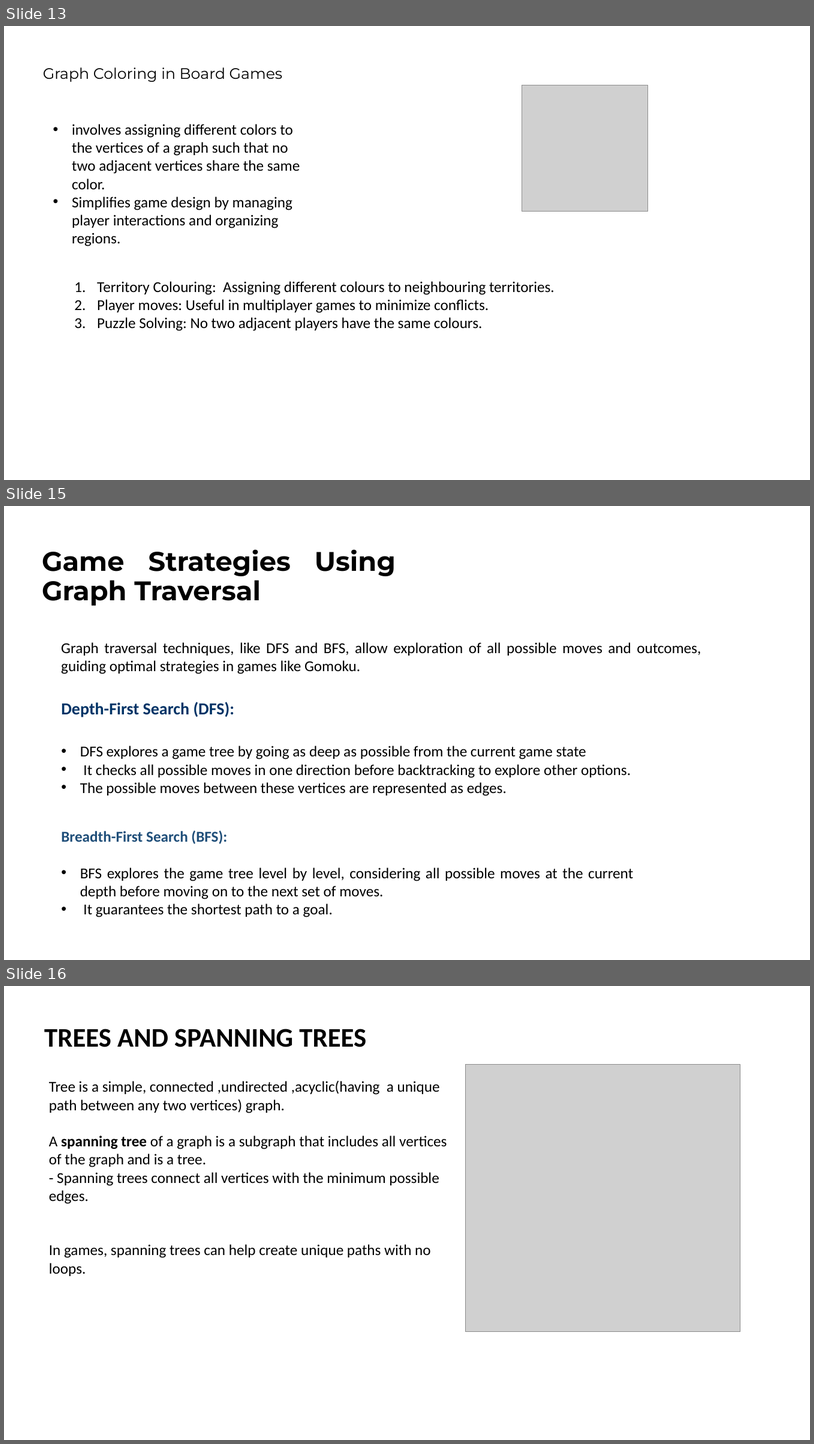
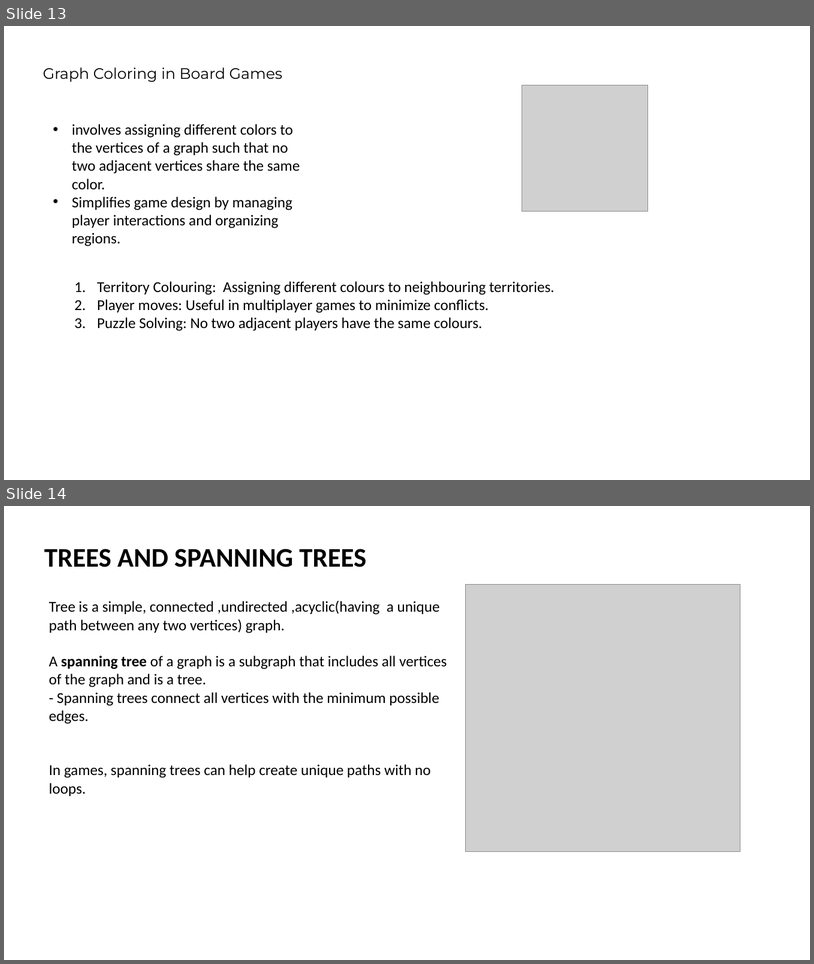
Before and after one commit to ibmbt/group5_graphtheory, a slide deck: group5_graphtheory.pptx. Shown one above the other, each under a label of ours: slides 13, 15 and 16 before the commit, slides 13 and 14 after it; the slides between them are not shown. The pictures are 814x1444 and 814x964 pixels, drawn with LibreOffice and Linux fonts; fonts in the diff are those of the drawing; grey boxes stand for pictures. Boxes give left, top, right and bottom in pixels: in the first picture for what was removed or moved away, otherwise in the second. Text is boxed around its words. In the diff, an @@ line names an element or a change of style, - is before the commit and + after.

```diff
--- a/group5_graphtheory.pptx
+++ b/group5_graphtheory.pptx
@@ slide 15 removed at (x1=4, y1=506, x2=810, y2=960), background #FFFFFF @@
@@ title removed at (x1=42, y1=549, x2=396, y2=606) @@
-Game Strategies Using Graph Traversal
@@ text removed at (x1=61, y1=642, x2=701, y2=674) @@
-Graph traversal techniques, like DFS and BFS, allow exploration of all possible moves and outcomes, guiding optimal strategies in games like Gomoku.
@@ text removed at (x1=61, y1=702, x2=235, y2=717) @@
-Depth-First Search (DFS):
@@ text removed at (x1=80, y1=745, x2=631, y2=796) @@
-• DFS explores a game tree by going as deep as possible from the current game state
-• It checks all possible moves in one direction before backtracking to explore other options.
-• The possible moves between these vertices are represented as edges.
@@ text removed at (x1=61, y1=830, x2=227, y2=844) @@
-Breadth-First Search (BFS):
@@ text removed at (x1=80, y1=867, x2=633, y2=917) @@
-• BFS explores the game tree level by level, considering all possible moves at the current depth before moving on to the next set of moves.
-• It guarantees the shortest path to a goal.
@@ what was slide 16 is now slide 14 @@
```
Also in this commit, not shown: 5 slides added, 1 other slide removed.
